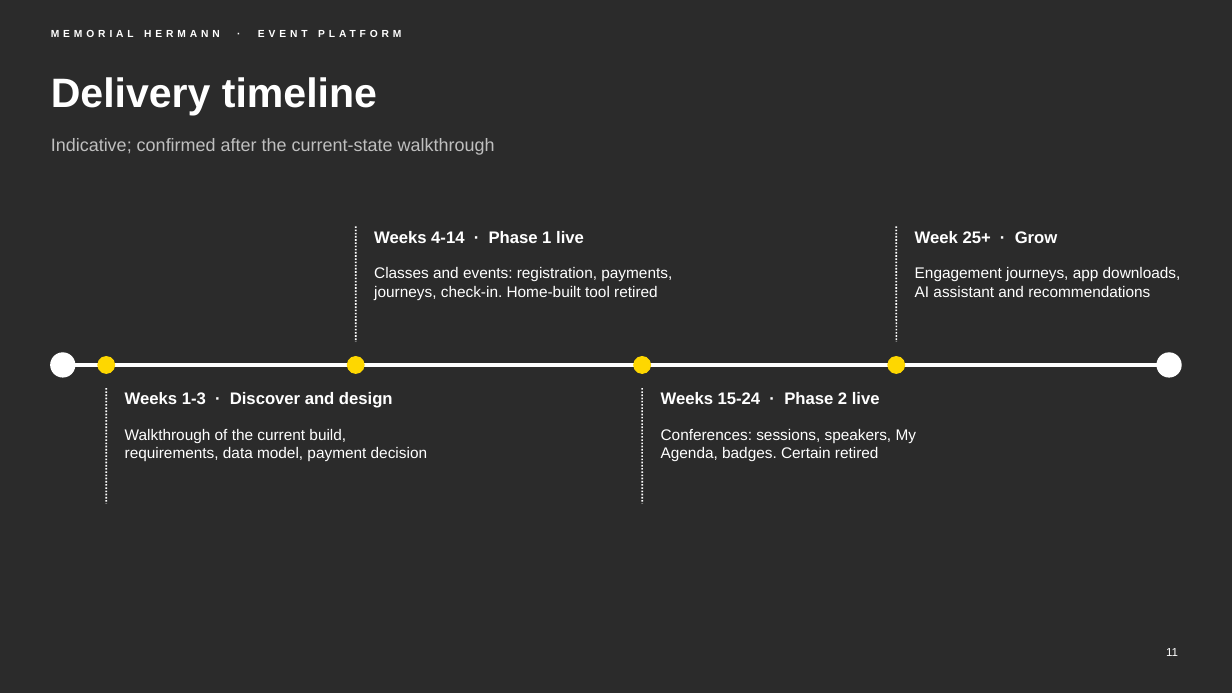
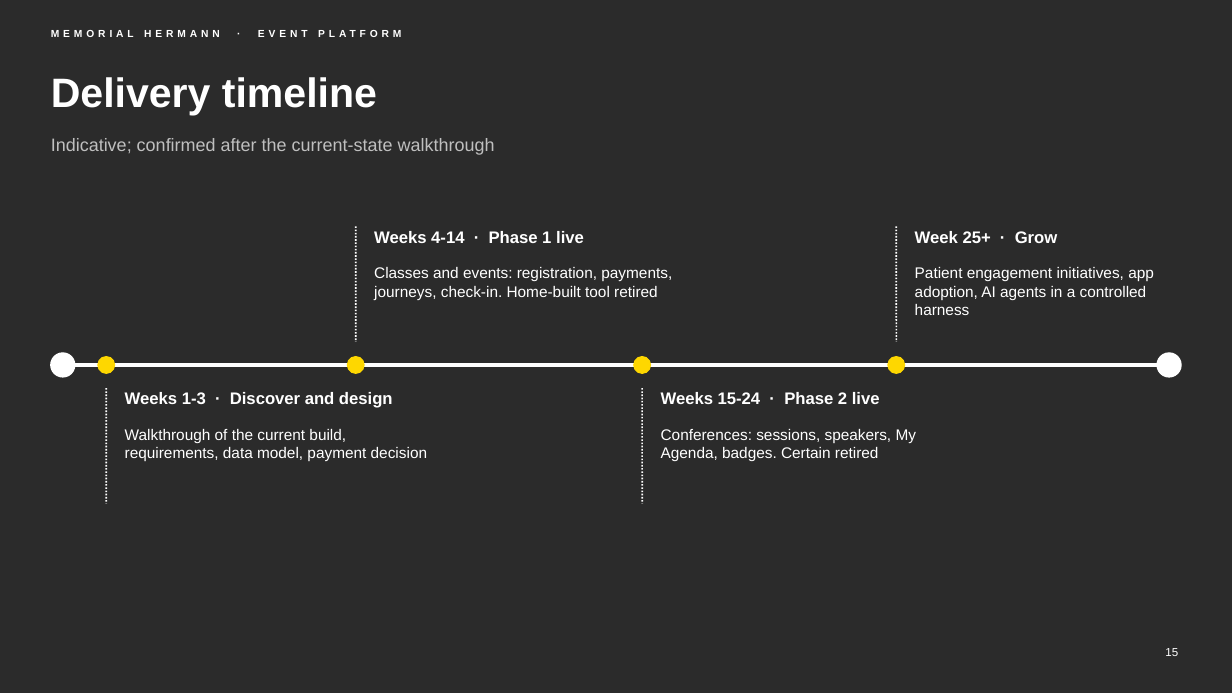
Before and after one commit to chintasurya/preSales_Memorial-hermann, a slide deck: slide 15 of deck/Memorial-Hermann-Event-Platform.pptx (slide 11 before the commit). Drawn at 1232x693 pixels with LibreOffice and Linux fonts; fonts in the diff are those of the drawing; background and template pictures are left out; a plain dark background stands for a picture behind light text. Boxes give left, top, right and bottom in pixels: in the first picture for what was removed or moved away, otherwise in the second. Text is boxed around its words. In the diff, an @@ line names an element or a change of style, - is before the commit and + after.

```diff
--- a/deck/Memorial-Hermann-Event-Platform.pptx
+++ b/deck/Memorial-Hermann-Event-Platform.pptx
@@ text at bbox=[915, 267, 1154, 315]: text changed @@
-Engagement journeys, app downloads, AI assistant and recommendations
+Patient engagement initiatives, app adoption, AI agents in a controlled harness
@@ page number at bbox=[1165, 648, 1178, 656]: text changed @@
-11
+15
```
Also in this commit, not shown: 9 other slides changed, 6 slides added, 1 slide removed, 12 other files.
